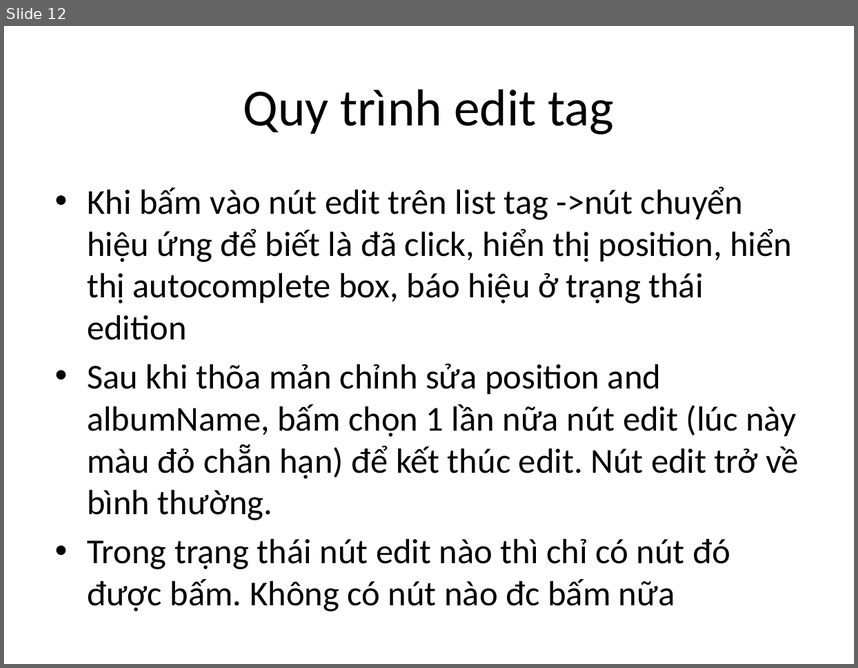
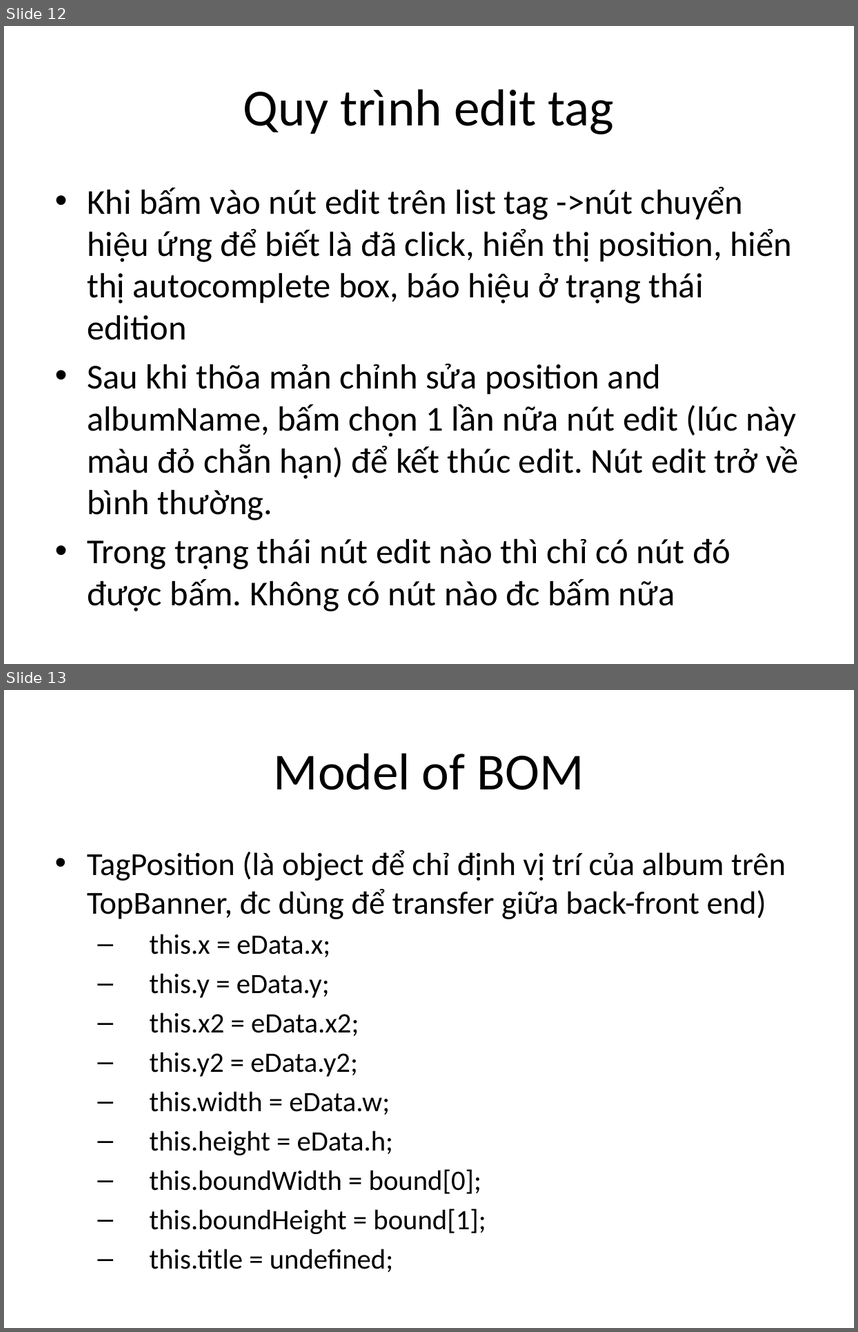
Before and after one commit to google-code-export/dau-gia-truc-tuyen-dhnl2, a slide deck: source/musicpage/Documents/Music page.pptx. Shown one above the other, each under a label of ours: slide 12 before the commit, slides 12 and 13 after it. The pictures are 858x668 and 858x1332 pixels, drawn with LibreOffice and Linux fonts; fonts in the diff are those of the drawing. Boxes give left, top, right and bottom in pixels: in the first picture for what was removed or moved away, otherwise in the second. Text is boxed around its words. In the diff, an @@ line names an element or a change of style, - is before the commit and + after.

```diff
--- a/source/musicpage/Documents/Music page.pptx
+++ b/source/musicpage/Documents/Music page.pptx
@@ slide 13 added at bbox=[4, 690, 854, 1328], background #FFFFFF @@
@@ title added at bbox=[274, 753, 584, 790], 44 pt, text #000000 @@
+Model of BOM
@@ text added at bbox=[87, 850, 786, 1272], 23.8 pt, text #000000 @@
+• TagPosition (là object để chỉ định vị trí của album trên TopBanner, đc dùng để transfer giữa back-front end)
+  – this.x = eData.x;
+  – this.y = eData.y;
+  – this.x2 = eData.x2;
+  – this.y2 = eData.y2;
+  – this.width = eData.w;
+  – this.height = eData.h;
+  – this.boundWidth = bound[0];
+  – this.boundHeight = bound[1];
+  – this.title = undefined;
```
Also in this commit, not shown: 1 slide changed, 4 other slides added.
